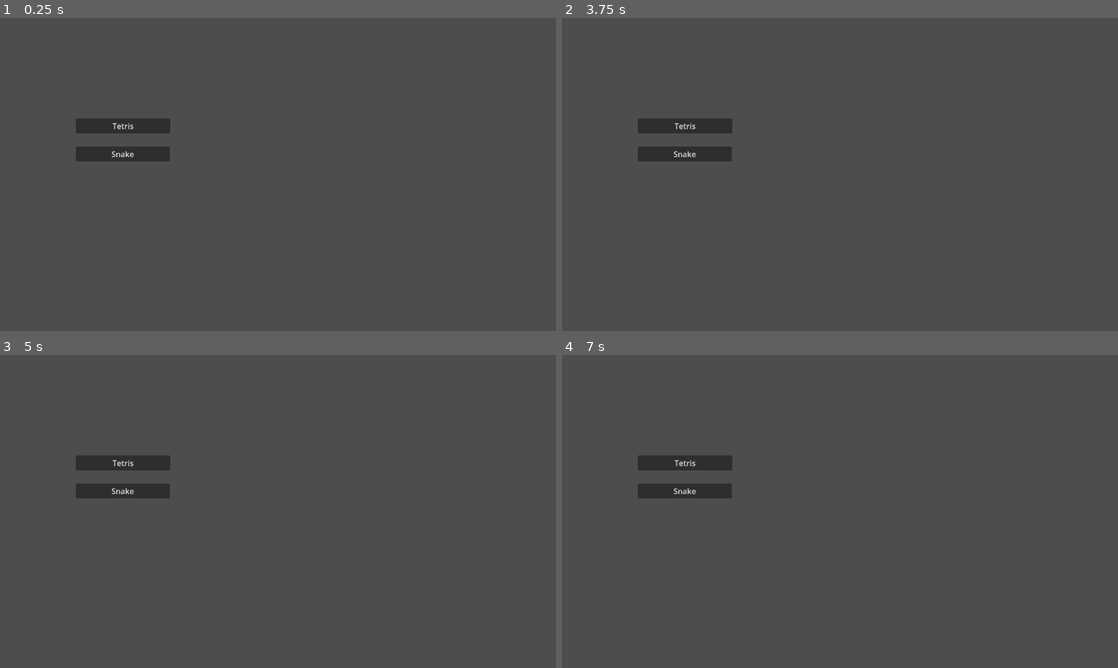
Above: before the commit, frames 1-4 (two rows, left to right).
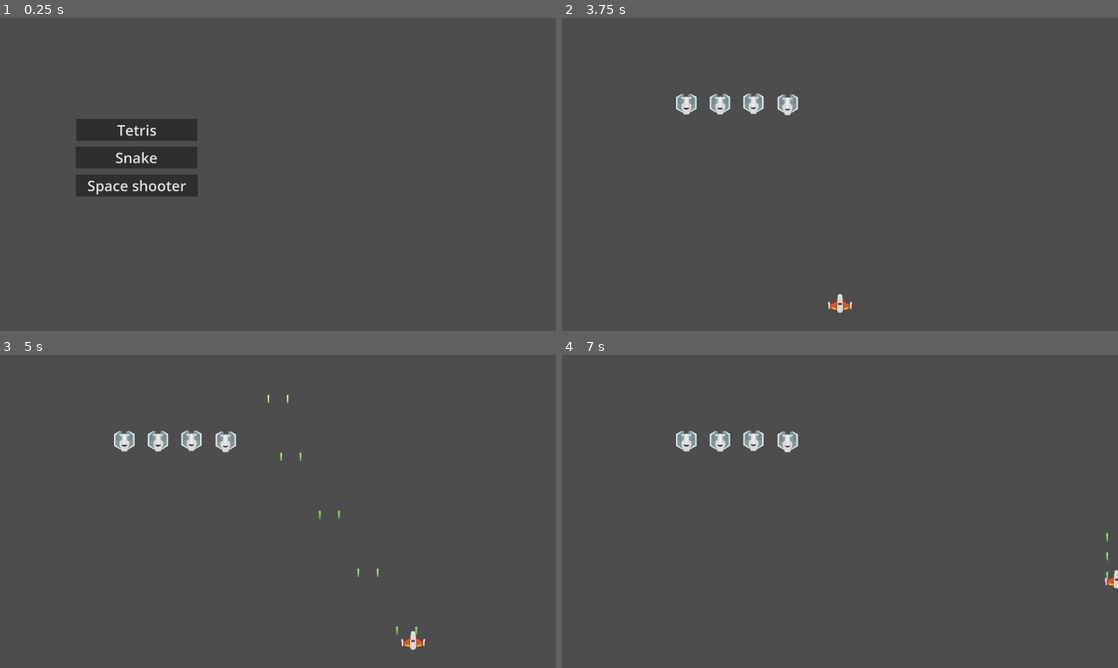
Above: after the commit, the same moments.

Repository: seriousdev-gh/godot_simple_games
Game: Godot game, scene res://scenes/game_selection.tscn
Two runs of this game, one before a commit and one after it. Both use one fixed random seed, a clock stepped at 60 frames per second and the inputs below.
Inputs (mouse positions are in pixels of both pictures, inside the frame that each line leads up to):
- Up to frame 1 (0.25 s): no input
- Up to frame 2 (3.75 s): click "Tetris" at 0.5 s; click "Menu" at 1.25 s; click "Snake" at 2 s; click "Menu" at 2.75 s; click (701, 187) at 3.5 s, where only the run after the commit has a clickable "Space shooter"
- Up to frame 3 (5 s): tap Enter at 4.25 s; hold D (right) from 4.28 s (still down); tap Space (rotate) at 4.35 s
- Up to frame 4 (7 s): release D (right) at 5.03 s; hold Down (down) 5.03-5.78 s; tap Space (rotate) at 5.1, 5.75, 5.85, 6.6 s; hold D (right) 5.78-6.53 s; tap Enter at 6.5 s; hold W (up) from 6.53 s (still down)

The runs differ from the first frame. In frame 1, 3.1% of the frame differs, in the area x 13-36%, y 32-57%; in frame 2, 2.5%; in frame 3, 2.6%; in frame 4, 2.5%.

Commit message:
add space shooter

Diff:
--- /dev/null
+++ b/scenes/explosion.tscn
@@ -0,0 +1,28 @@
+[gd_scene load_steps=3 format=3 uid="uid://b1jltndmr23o0"]
+
+[sub_resource type="Curve" id="Curve_grxal"]
+_data = [Vector2(0, 1), 0.0, 0.0, 0, 0, Vector2(1, 0.429467), 0.0, 0.0, 0, 0]
+point_count = 2
+
+[sub_resource type="Gradient" id="Gradient_n42rl"]
+colors = PackedColorArray(1, 1, 1, 1, 1, 1, 1, 0)
+
+[node name="Explosion" type="CPUParticles2D"]
+emitting = false
+amount = 100
+lifetime = 1.5
+one_shot = true
+speed_scale = 2.0
+explosiveness = 1.0
+lifetime_randomness = 0.54
+direction = Vector2(0, 0)
+spread = 180.0
+gravity = Vector2(0, 0)
+initial_velocity_min = 40.0
+initial_velocity_max = 50.0
+scale_amount_min = 5.0
+scale_amount_max = 10.0
+scale_amount_curve = SubResource("Curve_grxal")
+color_ramp = SubResource("Gradient_n42rl")
+
+[connection signal="tree_entered" from="." to="." method="set_emitting" binds= [true]]
--- a/scenes/game_selection.tscn
+++ b/scenes/game_selection.tscn
@@ -12,22 +12,41 @@
 script = ExtResource("1_82t7m")
 
 [node name="LaunchTetris" type="Button" parent="."]
+texture_filter = 2
 layout_mode = 0
-offset_left = 157.0
-offset_top = 208.0
-offset_right = 353.0
-offset_bottom = 239.0
+offset_left = 158.0
+offset_top = 209.0
+offset_right = 660.0
+offset_bottom = 300.0
+scale = Vector2(0.5, 0.5)
+theme_override_font_sizes/font_size = 60
 action_mode = 0
 text = "Tetris"
 
 [node name="LaunchGame2" type="Button" parent="."]
+texture_filter = 2
 layout_mode = 0
 offset_left = 157.0
 offset_top = 266.0
-offset_right = 352.0
-offset_bottom = 297.0
+offset_right = 661.0
+offset_bottom = 357.0
+scale = Vector2(0.5, 0.5)
+theme_override_font_sizes/font_size = 60
 action_mode = 0
 text = "Snake"
 
+[node name="LaunchGame3" type="Button" parent="."]
+texture_filter = 2
+layout_mode = 0
+offset_left = 157.0
+offset_top = 324.0
+offset_right = 663.0
+offset_bottom = 415.0
+scale = Vector2(0.5, 0.5)
+theme_override_font_sizes/font_size = 60
+action_mode = 0
+text = "Space shooter"
+
 [connection signal="pressed" from="LaunchTetris" to="." method="_on_launch_tetris_pressed"]
 [connection signal="pressed" from="LaunchGame2" to="." method="_on_launch_snake_pressed"]
+[connection signal="pressed" from="LaunchGame3" to="." method="_on_launch_space_shooter_pressed"]
--- /dev/null
+++ b/scenes/space_shooter/enemy_1.tscn
@@ -0,0 +1,45 @@
+[gd_scene load_steps=6 format=3 uid="uid://ccgesfkgw36wd"]
+
+[ext_resource type="Script" path="res://scripts/space_shooter/enemy_1.gd" id="2_8k6oi"]
+[ext_resource type="Texture2D" uid="uid://bcm1m4px4m824" path="res://assets/parts/wingBlue_4.png" id="2_kub14"]
+[ext_resource type="Script" path="res://scripts/space_shooter/destroyed_part.gd" id="3_2r8gt"]
+[ext_resource type="Texture2D" uid="uid://vnfbjnw4ax6f" path="res://assets/parts/enemyBlack4Body.png" id="3_8ylo3"]
+[ext_resource type="PackedScene" uid="uid://b1jltndmr23o0" path="res://scenes/explosion.tscn" id="5_kkc2m"]
+
+[node name="Node2D" type="Node2D"]
+script = ExtResource("2_8k6oi")
+particles_scene = ExtResource("5_kkc2m")
+
+[node name="Enemy" type="Area2D" parent="."]
+position = Vector2(0, 5)
+scale = Vector2(0.5, 0.5)
+
+[node name="CollisionPolygon2D" type="CollisionPolygon2D" parent="Enemy"]
+polygon = PackedVector2Array(42, -38, 42, 12, 10, 36, -10, 36, -42, 12, -42, -38)
+
+[node name="Parts" type="Node2D" parent="."]
+
+[node name="RightWing" type="Sprite2D" parent="Parts"]
+position = Vector2(11.5, 0)
+scale = Vector2(0.5, 0.5)
+texture = ExtResource("2_kub14")
+script = ExtResource("3_2r8gt")
+
+[node name="LeftWing" type="Sprite2D" parent="Parts"]
+position = Vector2(-10.5, 0)
+scale = Vector2(0.5, 0.5)
+texture = ExtResource("2_kub14")
+flip_h = true
+script = ExtResource("3_2r8gt")
+
+[node name="Body" type="Sprite2D" parent="Parts"]
+position = Vector2(0.5, 5)
+scale = Vector2(0.5, 0.5)
+texture = ExtResource("3_8ylo3")
+script = ExtResource("3_2r8gt")
+
+[connection signal="before_kill" from="." to="Parts" method="_on_node_2d_before_kill"]
+[connection signal="before_kill" from="." to="Parts/RightWing" method="_on_node_2d_before_kill"]
+[connection signal="before_kill" from="." to="Parts/LeftWing" method="_on_node_2d_before_kill"]
+[connection signal="before_kill" from="." to="Parts/Body" method="_on_node_2d_before_kill"]
+[connection signal="area_entered" from="Enemy" to="." method="_on_enemy_area_entered"]
--- /dev/null
+++ b/scenes/space_shooter/game.tscn
@@ -0,0 +1,98 @@
+[gd_scene load_steps=11 format=3 uid="uid://bjfcqwlc875vd"]
+
+[ext_resource type="PackedScene" uid="uid://n2q8ah2ddl06" path="res://scenes/space_shooter/player.tscn" id="1_2e4hq"]
+[ext_resource type="PackedScene" uid="uid://ccgesfkgw36wd" path="res://scenes/space_shooter/enemy_1.tscn" id="2_1be6a"]
+
+[sub_resource type="RectangleShape2D" id="RectangleShape2D_3gjyp"]
+size = Vector2(21, 678)
+
+[sub_resource type="RectangleShape2D" id="RectangleShape2D_4p6ip"]
+size = Vector2(24, 684)
+
+[sub_resource type="RectangleShape2D" id="RectangleShape2D_x03u4"]
+size = Vector2(1181, 16)
+
+[sub_resource type="RectangleShape2D" id="RectangleShape2D_cy65t"]
+size = Vector2(1177, 20)
+
+[sub_resource type="WorldBoundaryShape2D" id="WorldBoundaryShape2D_pg8gc"]
+normal = Vector2(0.999986, -0.00529093)
+
+[sub_resource type="WorldBoundaryShape2D" id="WorldBoundaryShape2D_th8r8"]
+normal = Vector2(-0.999957, 0.00930192)
+
+[sub_resource type="WorldBoundaryShape2D" id="WorldBoundaryShape2D_56evl"]
+normal = Vector2(0, 1)
+
+[sub_resource type="WorldBoundaryShape2D" id="WorldBoundaryShape2D_qgsuh"]
+
+[node name="Game" type="Node2D"]
+
+[node name="Camera2D" type="Camera2D" parent="."]
+
+[node name="Player" parent="." instance=ExtResource("1_2e4hq")]
+position = Vector2(0, 267)
+
+[node name="BoundaryLeft" type="Area2D" parent="."]
+position = Vector2(-579, 0)
+
+[node name="CollisionShape2D" type="CollisionShape2D" parent="BoundaryLeft"]
+position = Vector2(-11.5, 4)
+shape = SubResource("RectangleShape2D_3gjyp")
+
+[node name="BoundaryRight" type="Area2D" parent="."]
+position = Vector2(576, 2)
+
+[node name="CollisionShape2D" type="CollisionShape2D" parent="BoundaryRight"]
+position = Vector2(16, 3)
+shape = SubResource("RectangleShape2D_4p6ip")
+
+[node name="BoundaryUp" type="Area2D" parent="."]
+position = Vector2(0, -329)
+
+[node name="CollisionShape2D" type="CollisionShape2D" parent="BoundaryUp"]
+position = Vector2(-0.5, -2)
+shape = SubResource("RectangleShape2D_x03u4")
+
+[node name="BoundaryDown" type="Area2D" parent="."]
+position = Vector2(0, 326)
+
+[node name="CollisionShape2D" type="CollisionShape2D" parent="BoundaryDown"]
+position = Vector2(1, 10)
+shape = SubResource("RectangleShape2D_cy65t")
+
+[node name="KillzoneLeft" type="Area2D" parent="."]
+position = Vector2(-784, 0)
+
+[node name="CollisionShape2D" type="CollisionShape2D" parent="KillzoneLeft"]
+shape = SubResource("WorldBoundaryShape2D_pg8gc")
+
+[node name="KillzoneRight" type="Area2D" parent="."]
+position = Vector2(759, 2)
+
+[node name="CollisionShape2D" type="CollisionShape2D" parent="KillzoneRight"]
+shape = SubResource("WorldBoundaryShape2D_th8r8")
+
+[node name="KillzoneTop" type="Area2D" parent="."]
+position = Vector2(0, -544)
+
+[node name="CollisionShape2D" type="CollisionShape2D" parent="KillzoneTop"]
+shape = SubResource("WorldBoundaryShape2D_56evl")
+
+[node name="KillzoneBottom" type="Area2D" parent="."]
+position = Vector2(0, 484)
+
+[node name="CollisionShape2D" type="CollisionShape2D" parent="KillzoneBottom"]
+shape = SubResource("WorldBoundaryShape2D_qgsuh")
+
+[node name="Enemy1" parent="." instance=ExtResource("2_1be6a")]
+position = Vector2(-319, -147)
+
+[node name="Enemy2" parent="." instance=ExtResource("2_1be6a")]
+position = Vector2(-249, -147)
+
+[node name="Enemy3" parent="." instance=ExtResource("2_1be6a")]
+position = Vector2(-180, -148)
+
+[node name="Enemy4" parent="." instance=ExtResource("2_1be6a")]
+position = Vector2(-109, -146)
--- /dev/null
+++ b/scenes/space_shooter/gun.tscn
@@ -0,0 +1,12 @@
+[gd_scene load_steps=2 format=3 uid="uid://dfri2x42g3k7a"]
+
+[ext_resource type="Script" path="res://scripts/space_shooter/Gun.gd" id="1_a8mtv"]
+
+[node name="Gun" type="Node2D"]
+script = ExtResource("1_a8mtv")
+
+[node name="Timer" type="Timer" parent="."]
+wait_time = 0.2
+autostart = true
+
+[connection signal="timeout" from="Timer" to="." method="_on_timer_timeout"]
--- /dev/null
+++ b/scenes/space_shooter/laser_1.tscn
@@ -0,0 +1,21 @@
+[gd_scene load_steps=4 format=3 uid="uid://2gqu65qf482u"]
+
+[ext_resource type="Texture2D" uid="uid://ggkb4okarru7" path="res://assets/laserGreen13.png" id="1_n8g0k"]
+[ext_resource type="Script" path="res://scripts/space_shooter/laser_1.gd" id="2_8m6tj"]
+
+[sub_resource type="CapsuleShape2D" id="CapsuleShape2D_g2fpe"]
+radius = 4.0
+
+[node name="Laser1" type="Sprite2D"]
+scale = Vector2(0.5, 0.5)
+texture = ExtResource("1_n8g0k")
+script = ExtResource("2_8m6tj")
+
+[node name="PlayerProjectile" type="Area2D" parent="."]
+position = Vector2(0, -13)
+
+[node name="CollisionShape2D" type="CollisionShape2D" parent="PlayerProjectile"]
+position = Vector2(0, 10)
+shape = SubResource("CapsuleShape2D_g2fpe")
+
+[connection signal="area_entered" from="PlayerProjectile" to="." method="_on_area_2d_area_entered"]
--- /dev/null
+++ b/scenes/space_shooter/player.tscn
@@ -0,0 +1,32 @@
+[gd_scene load_steps=6 format=3 uid="uid://n2q8ah2ddl06"]
+
+[ext_resource type="Script" path="res://scripts/space_shooter/player.gd" id="1_2gumi"]
+[ext_resource type="Texture2D" uid="uid://hvk1vskd1rt4" path="res://assets/playerShip1_orange.png" id="1_w3fkg"]
+[ext_resource type="PackedScene" uid="uid://dfri2x42g3k7a" path="res://scenes/space_shooter/gun.tscn" id="2_irpac"]
+[ext_resource type="PackedScene" uid="uid://2gqu65qf482u" path="res://scenes/space_shooter/laser_1.tscn" id="3_vw1lx"]
+
+[sub_resource type="CircleShape2D" id="CircleShape2D_c4exq"]
+radius = 32.9848
+
+[node name="Player" type="Node2D"]
+scale = Vector2(0.5, 0.5)
+script = ExtResource("1_2gumi")
+
+[node name="Gun" parent="." instance=ExtResource("2_irpac")]
+position = Vector2(-40, 0)
+projectile_scene = ExtResource("3_vw1lx")
+
+[node name="Gun2" parent="." instance=ExtResource("2_irpac")]
+position = Vector2(40, 0)
+projectile_scene = ExtResource("3_vw1lx")
+
+[node name="PlayerShip1Orange" type="Sprite2D" parent="."]
+texture = ExtResource("1_w3fkg")
+
+[node name="PlayerArea" type="Area2D" parent="."]
+
+[node name="CollisionShape2D" type="CollisionShape2D" parent="PlayerArea"]
+shape = SubResource("CircleShape2D_c4exq")
+
+[connection signal="area_entered" from="PlayerArea" to="." method="_on_area_2d_area_entered"]
+[connection signal="area_exited" from="PlayerArea" to="." method="_on_area_2d_area_exited"]
--- a/scripts/game_selection.gd
+++ b/scripts/game_selection.gd
@@ -5,3 +5,6 @@
 
 func _on_launch_snake_pressed():
 	get_tree().change_scene_to_file("scenes/snake/game.tscn")
+
+func _on_launch_space_shooter_pressed():
+	get_tree().change_scene_to_file("scenes/space_shooter/game.tscn")
--- /dev/null
+++ b/scripts/space_shooter/Gun.gd
@@ -0,0 +1,8 @@
+extends Node2D
+
+@export var projectile_scene : PackedScene
+
+func _on_timer_timeout():
+	var projectile = projectile_scene.instantiate()
+	projectile.position = global_position
+	get_tree().get_current_scene().add_child(projectile)
--- /dev/null
+++ b/scripts/space_shooter/destroyed_part.gd
@@ -0,0 +1,24 @@
+extends Sprite2D
+
+var destroyed = true
+var rotation_speed = 0
+var move_direction = Vector2.ZERO
+
+@export var move_speed = 25
+@export var max_rotation_speed = 1
+@export var fade_duration = 1
+
+func _process(delta):
+	if destroyed:
+		rotation += rotation_speed * delta
+		position += move_direction * move_speed * delta
+
+func _on_node_2d_before_kill():
+	destroyed = true
+	rotation_speed = randf_range(-max_rotation_speed, max_rotation_speed)
+	move_direction = position.rotated(randf_range(-0.1, 0.1)).normalized()
+
+	var tween = get_tree().create_tween()
+	tween.parallel().tween_property(self, "modulate", Color.TRANSPARENT, fade_duration)
+	tween.parallel().tween_property(self, "scale", Vector2(0.5, 0.5), fade_duration)
+	tween.tween_callback(self.queue_free)
--- /dev/null
+++ b/scripts/space_shooter/enemy_1.gd
@@ -0,0 +1,22 @@
+extends Node2D
+
+@export var particles_scene : PackedScene
+
+signal before_kill
+
+func kill():
+	before_kill.emit()
+	for part in get_node("Parts").get_children():
+		part.reparent(get_tree().get_current_scene(), true)
+
+	var particles = particles_scene.instantiate()
+	particles.position = position
+	get_tree().get_current_scene().add_child(particles)
+
+	queue_free()
+
+
+func _on_enemy_area_entered(area):
+	print("Entered: " + area.name)
+	if area.name == 'PlayerProjectile':
+		kill()
--- /dev/null
+++ b/scripts/space_shooter/laser_1.gd
@@ -0,0 +1,10 @@
+extends Sprite2D
+
+@export var speed = 600
+
+func _process(delta):
+	position.y -= speed * delta
+
+func _on_area_2d_area_entered(area):
+	if area.name != "PlayerArea":
+		queue_free()
--- /dev/null
+++ b/scripts/space_shooter/player.gd
@@ -0,0 +1,35 @@
+extends Node2D
+
+@export var speed = 400.0
+@export var projectile: PackedScene
+
+const DIRECTIONS = {
+	'up': Vector2.UP,
+	'down': Vector2.DOWN,
+	'left': Vector2.LEFT,
+	'right': Vector2.RIGHT
+}
+
+var direction_hit = {}
+
+func _process(delta_time):
+	moving(delta_time)
+
+func moving(delta_time):
+	var move_direction = Vector2.ZERO
+	for dir in DIRECTIONS:
+		if Input.is_action_pressed(dir) and not direction_hit.get(dir, false):
+			move_direction += DIRECTIONS[dir]
+
+	position += move_direction.normalized() * speed * delta_time
+
+func _on_area_2d_area_entered(area):
+	for dir in DIRECTIONS:
+		if area.name == 'Boundary' + dir.capitalize():
+			direction_hit[dir] = true
+
+
+func _on_area_2d_area_exited(area):
+	for dir in DIRECTIONS:
+		if area.name == 'Boundary' + dir.capitalize():
+			direction_hit[dir] = false
Binary file added: assets/enemyGreen5.png
Not shown, added: assets/enemyGreen5.png.import
Binary file added: assets/fire00.png
Not shown, added: assets/fire00.png.import
Binary file added: assets/laserGreen13.png
Not shown, added: assets/laserGreen13.png.import
Binary file added: assets/parts/cockpitBlue_5.png
Not shown, added: assets/parts/cockpitBlue_5.png.import
Binary file added: assets/parts/enemyBlack4Body.png
Not shown, added: assets/parts/enemyBlack4Body.png.import
Binary file added: assets/parts/wingBlue_4.png
Not shown, added: assets/parts/wingBlue_4.png.import
(and 2 more such lines)
